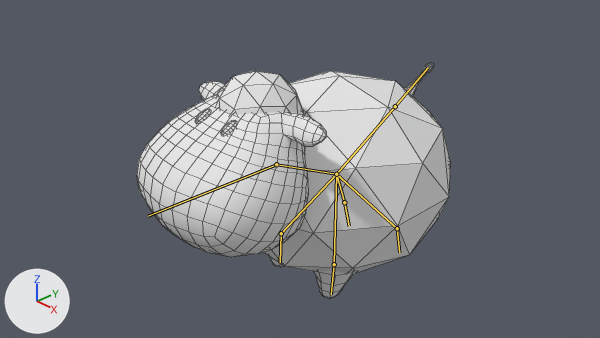
Two versions of the Blender file Assets/Graphics/Models/Pet_Sheep_04.blend, one commit apart.
Camera for both pictures: the file's camera 'Camera'. Every picture has the same lights, and +X, +Y and +Z are marked at lower left. The bones that bend it are drawn over the model as lines. Mesh edges are drawn as thin lines.

Objects in the first picture: 'Fur', 'Sheep'.
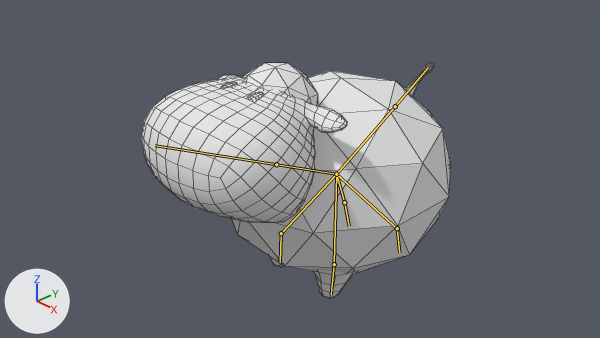
The newer file adds an action. The first version stands in its rest pose; the second is drawn at frame 10 of the action 'shower.001'.

Location of each change, (x1, y1, x2, y2) in pixels of the pictures (600 x 338 px):
'Fur', posed (7% narrower): before (216, 70, 451, 274); after (232, 63, 451, 274)
'Sheep', posed: before (137, 63, 434, 298); after (142, 63, 434, 298)
bone 'Bone.002', root to tip: before (276, 164) to (148, 216); after (276, 164) to (155, 145)

The change, as a list of edits to the scene's bpy script:
```text
Change bone_bone_002:
    where bone_bone_002 = bpy.data.objects['Armature'].pose.bones['Bone.002']  # child of 'Bone.001'
    bone_bone_002.rotation_quaternion: (1.0, 0.0, 0.0, 0.0) -> (0.976, -0.216, 0.0, 0.0)  # degrees (0, 0, 0) -> degrees (-25, 0, 0)
```
